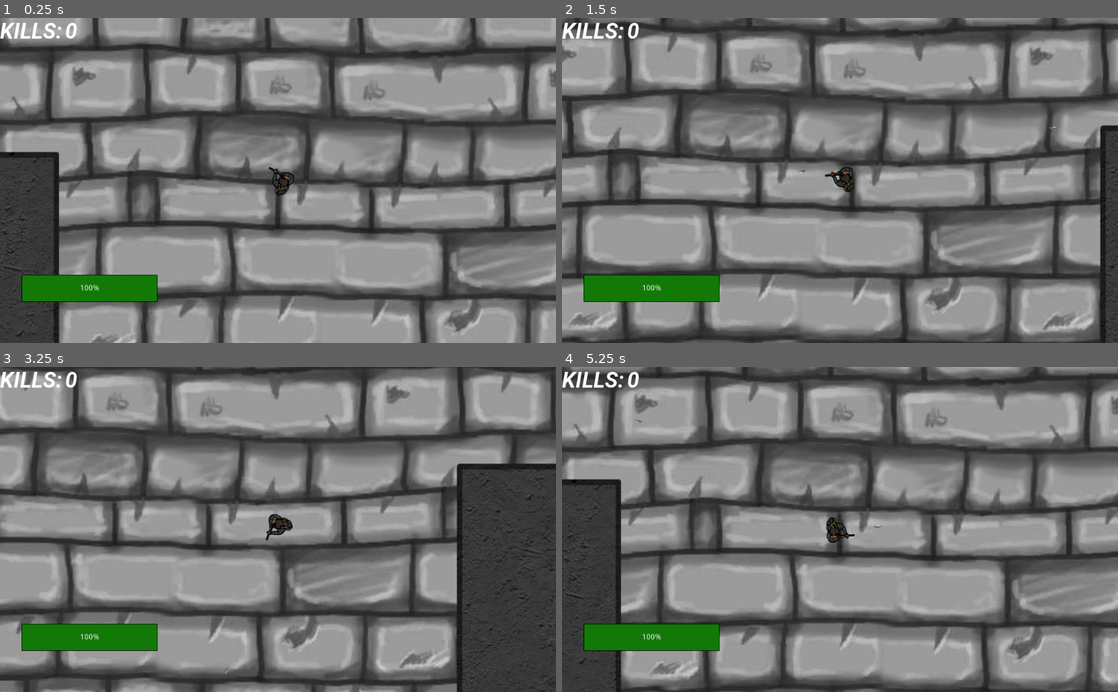
Above: before the commit, frames 1-4 (two rows, left to right).
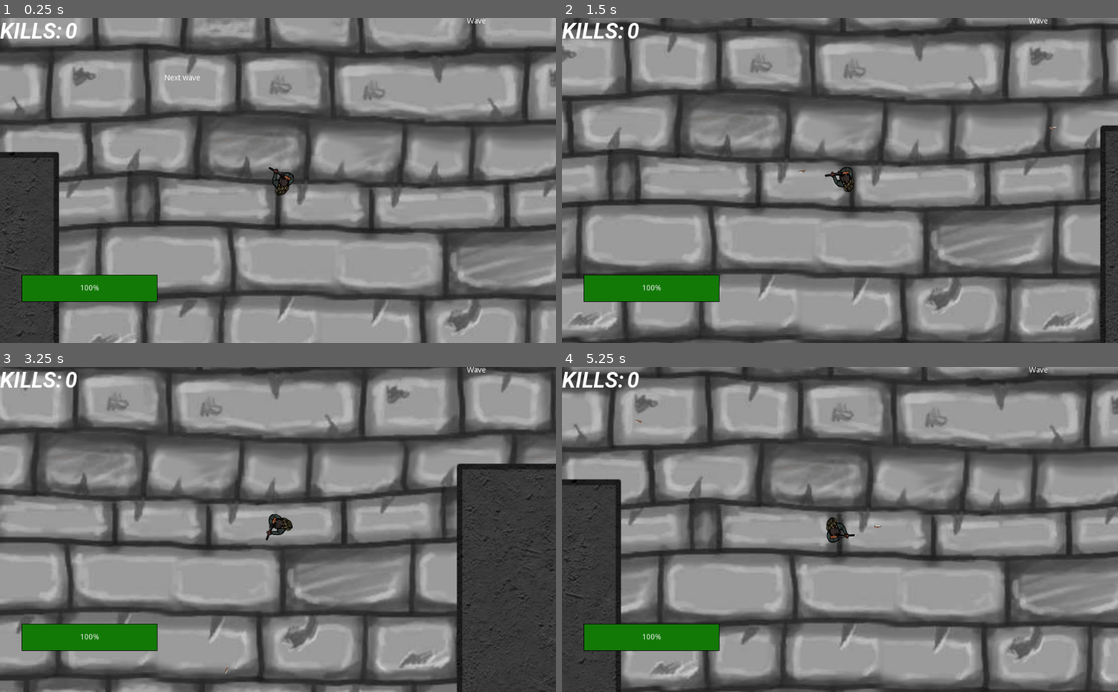
Above: after the commit, the same moments.

Repository: samuelmanolakas/Hellsing-Warewolf-Assault
Game: Godot game, scene res://Test_map.tscn
Two runs of this game, one before a commit and one after it. Both use one fixed random seed, a clock stepped at 60 frames per second and the inputs below. The engine's default icon, where the game draws it, is replaced by a stand-in: a white triangle on a blue panel in a dark square.
Inputs (mouse positions are in pixels of both pictures, inside the frame that each line leads up to):
- Up to frame 1 (0.25 s): no input
- Up to frame 2 (1.5 s): tap Enter at 0.5 s; move the mouse to (962, 164) at 0.52 s; hold D (right) 0.53-1.28 s; click (962, 164) at 0.6 s; move the mouse to (728, 196) at 1.27 s; hold S (down) from 1.28 s (still down); click (728, 196) at 1.35 s
- Up to frame 3 (3.25 s): move the mouse to (333, 458) at 2.02 s; release S (down) at 2.03 s; hold D (right) 2.03-2.78 s; click (333, 458) at 2.1 s; move the mouse to (250, 594) at 2.77 s; hold W (up) from 2.78 s (still down); click (250, 594) at 2.85 s
- Up to frame 4 (5.25 s): move the mouse to (1006, 578) at 3.52 s; release W (up) at 3.53 s; hold A (left) 3.53-5.03 s; click (1006, 578) at 3.6 s; move the mouse to (673, 480) at 4.27 s; click (673, 480) at 4.35 s; move the mouse to (867, 529) at 5.02 s; hold S (down) from 5.03 s (still down); click (867, 529) at 5.1 s

The runs differ from the first frame. In frame 1, less than 0.1% of the frame differs, in the area x 29-88%, y 0-20%; in frame 2, less than 0.1%; in frame 3, less than 0.1%; in frame 4, less than 0.1%.

Commit message:
Text Wave counter

Diff:
--- a/GUI.tscn
+++ b/GUI.tscn
@@ -1,8 +1,9 @@
-[gd_scene load_steps=8 format=2]
+[gd_scene load_steps=9 format=2]
 
 [ext_resource path="res://Score1.gd" type="Script" id=1]
 [ext_resource path="res://Roboto-BoldItalic.ttf" type="DynamicFontData" id=2]
 [ext_resource path="res://GUI.gd" type="Script" id=3]
+[ext_resource path="res://next_wave.gd" type="Script" id=4]
 
 [sub_resource type="DynamicFont" id=1]
 size = 40
@@ -111,3 +112,38 @@
 custom_styles/fg = SubResource( 3 )
 custom_styles/bg = SubResource( 4 )
 value = 50.0
+
+[node name="Control2" type="Control" parent="."]
+margin_right = 40.0
+margin_bottom = 40.0
+__meta__ = {
+"_edit_use_anchors_": false
+}
+
+[node name="Wave_counter" type="RichTextLabel" parent="Control2"]
+margin_left = 859.867
+margin_top = -1.05255
+margin_right = 1022.87
+margin_bottom = 55.9474
+text = "Wave"
+__meta__ = {
+"_edit_use_anchors_": false
+}
+
+[node name="next_wave" type="Label" parent="Control2"]
+margin_right = 40.0
+margin_bottom = 14.0
+script = ExtResource( 4 )
+__meta__ = {
+"_edit_use_anchors_": false
+}
+
+[node name="Next_wave_text" type="RichTextLabel" parent="Control2"]
+margin_left = 302.564
+margin_top = 103.529
+margin_right = 692.564
+margin_bottom = 198.529
+text = "Next wave"
+__meta__ = {
+"_edit_use_anchors_": false
+}
--- a/Test_map.gd
+++ b/Test_map.gd
@@ -2,15 +2,29 @@
 
 onready var bullet_manager = $BulletManager
 onready var player = $Player
-
+onready var timer = get_node("SpawnTimer")
+onready var next_wave = get_node("Player/GUI/Control2/Next_wave_text")
 
 var enemy = preload("res://Enemy.tscn")
 
 func _ready() -> void:
 	player.connect("player_fired_bullet", bullet_manager,"handle_bullet_spawned")
 
+
+func _process(delta):
+	if Global.wave_count == 5:
+		wave_check()
+
+func wave_check():
+	timer.stop()
+	print("stop")
+	timer.set_wait_time(2)
+	next_wave.visible = true
+	timer.start()
+
+
 func _on_SpawnTimer_timeout():
-
+	next_wave.visible = false
 	var enemy_instance = enemy.instance()
 	add_child(enemy_instance)
 	enemy_instance.position = $SpawnLocation.position
--- /dev/null
+++ b/next_wave.gd
@@ -0,0 +1,8 @@
+extends Label
+
+
+
+func _process(delta):
+	if Global.wave_count == 5:
+		text = str(Global.wave_num)
+		Global.reset()
